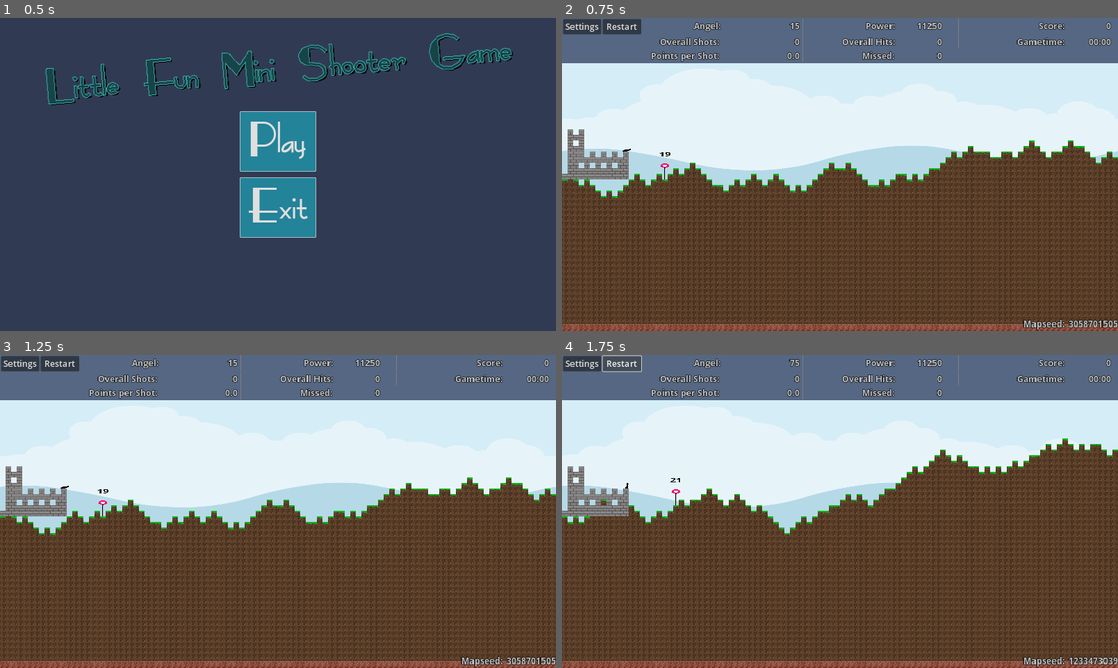
Above: before the commit, frames 1-4 (two rows, left to right).
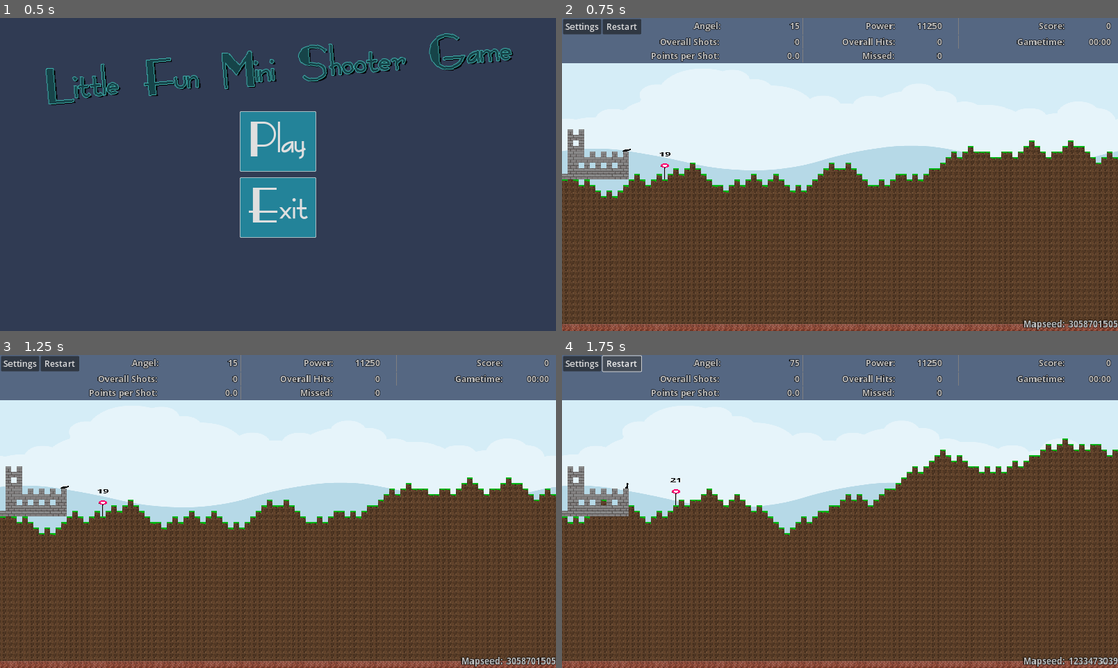
Above: after the commit, the same moments.

Repository: Coding-4Fun/Just4Fun_Mini_Shootergame
Game: Godot game, scene res://UI/MainMenuUI/MainMenuUI.tscn
Same seed, same stepped clock (60 frames per second), same inputs: the game is played once before the commit and once after it.
Inputs:
- Up to frame 1 (0.5 s): no input
- Up to frame 2 (0.75 s): click "Play" at 0.5 s
- Up to frame 3 (1.25 s): no input
- Up to frame 4 (1.75 s): click "Restart" at 1.25 s

Frame 1 is identical in both runs. In frame 2, 0.1% of the frame differs, in the area x 4-100%, y 39-57%; in frame 3, 0.1%; in frame 4, 0.1%.

Commit message:
Add: Add slopes to Tile

Diff:
--- a/MainGameScene/MainGame.tscn
+++ b/MainGameScene/MainGame.tscn
@@ -70,6 +70,7 @@
 tile_set = ExtResource("11_3rpl6")
 format = 2
 layer_0/name = "Terrain"
+layer_0/tile_data = PackedInt32Array(3866675, 131072, 0, 3866676, 65536, 0, 3866677, 65536, 0)
 layer_1/name = "Castle"
 layer_1/enabled = true
 layer_1/modulate = Color(1, 1, 1, 1)
Binary file changed: MainGameScene/TerrainTiles/sprites/gras_16x16.png
